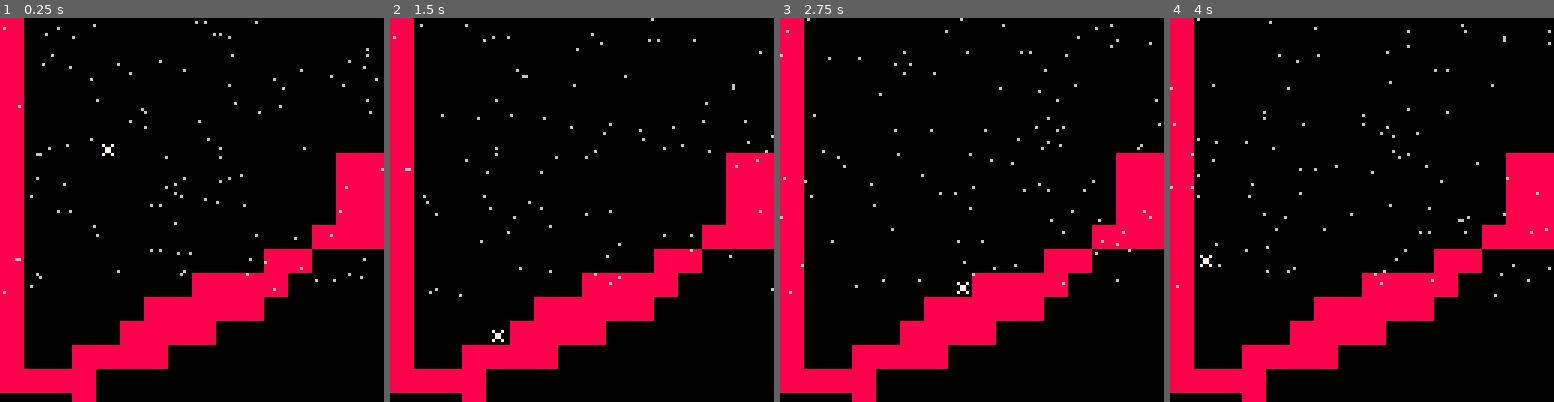
Above: before the commit, frames 1-4 (left to right).
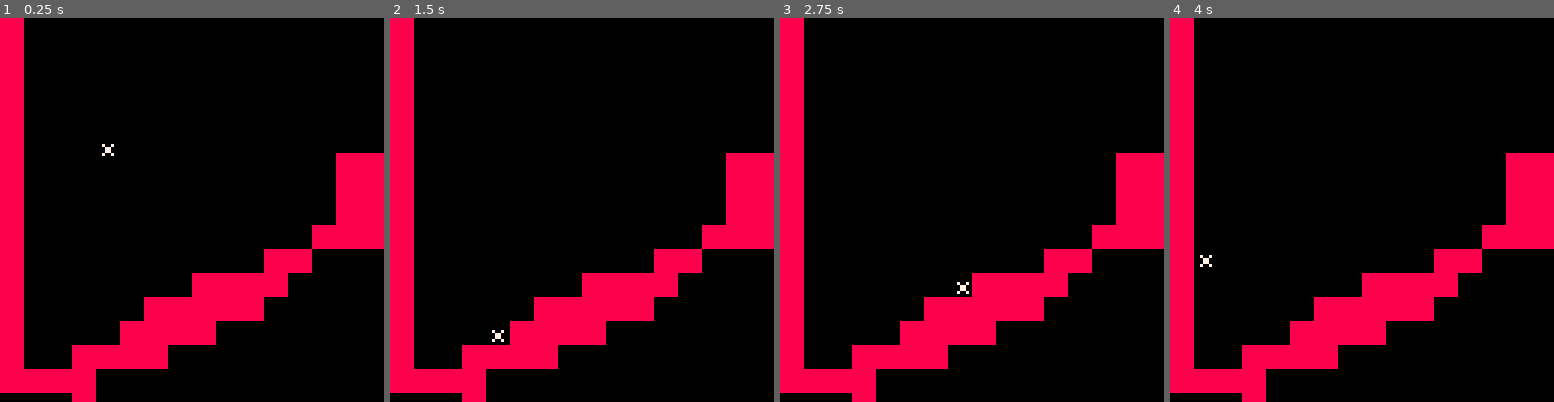
Above: after the commit, the same moments.

Repository: pratik2709/anotherPlatformer
Game: PICO-8 cartridge player.p8
The game is run twice, just before and just after one commit, with the same random seed, the same clock (stepped at 60 frames per second) and the same inputs.
Inputs:
- Up to frame 1 (0.25 s): no input
- Up to frame 2 (1.5 s): tap O (Z key) at 0.7 s
- Up to frame 3 (2.75 s): hold Right 1.6-2.1 s; tap O (Z key) at 1.7, 2.1, 2.5 s; hold Right from 2.47 s (still down)
- Up to frame 4 (4 s): tap O (Z key) at 2.9, 3.3, 3.7 s; release Right at 3.03 s; hold Left 3.08-3.58 s; hold Down 3.63-3.97 s

The runs differ from the first frame. In frame 1, 0.6% of the frame differs, in the area x 0-100%, y 0-72%; in frame 2, 0.5%; in frame 3, 0.6%; in frame 4, 0.6%.

Commit message:
added level2 trigger button

Diff:
--- a/player.p8
+++ b/player.p8
@@ -3,7 +3,8 @@
 __lua__
 globals = {
  gravity = 0.2,
- dt = 0.5
+ dt = 0.5,
+ level2=false,
 }
 player = {}
 cam = {}
@@ -65,6 +66,7 @@
 end
 
 function _init()
+ level2=false
  mapwidth = 100
  mapheight = 16
  mycam = cam:new(mapwidth, mapheight)
@@ -102,8 +104,9 @@
 function _update()
  player1:move()
  player1:update()
+
  checkwallcollision(player1)
-
+ if globals.level2 then update_stars() end
 end
 
 function _draw()
@@ -113,9 +116,9 @@
  player1:draw()
  --draw in layers
  map(0,0,0,0,128,128)
-
  draw_debug()
- draw_stars()
+ if globals.level2 then draw_stars() end
+
 end
 
 
@@ -167,8 +170,8 @@
       if actor.dy > 0 and not hitjump then
         -- check left and right
         for j=-1,1,2 do
-          if not collide(actor, j, -1, true) then
-            if collide(actor,j,0, true) then
+          if not collide(actor, j, -1, "toponly") then
+            if collide(actor,j,0, "toponly") then
               actor.hanging=true
               -- actor.hangdir=j
               actor.dx=0
@@ -182,9 +185,12 @@
   end
 
   --standing on something code
-  if collide(actor,0,1) and not actor.hanging then
+  if(collide(actor,0,1,"level2")) and not actor.hanging then
+    globals.level2 = true
+  elseif collide(actor,0,1) and not actor.hanging then
     actor.standing=true
     actor.falltimer=0
+
   else
     actor.falltimer+=1
   end
@@ -294,18 +300,23 @@
 	local tile1=mget(x1/8,y1/8)
 	local tile2=mget(x2/8,y2/8)
 
-
-		-- check two corners
-    if toponly then
-      if iswall(tile1) then
-  	 		return true
-  	 	end
-    else
-      -- for standard collisions,
-  		if iswall(tile1) or iswall(tile2) then
-  	 		return true
-  	 	end
+  if toponly == "level2" then
+    if fget(tile1,1) or fget(tile2,1) then
+      return true
     end
+	-- check two corners
+  elseif toponly == "toponly" then
+    if iswall(tile1) then
+	 		return true
+	 	end
+  else
+    -- for standard collisions,
+		if iswall(tile1) or iswall(tile2) then
+	 		return true
+	 	end
+  end
+
+
 
  	-- no hits have been returned
 	return false
@@ -427,7 +438,6 @@
  if self.invtimer <= 0 then
   self.invuln = false
  end
- update_stars()
 end
 
 
